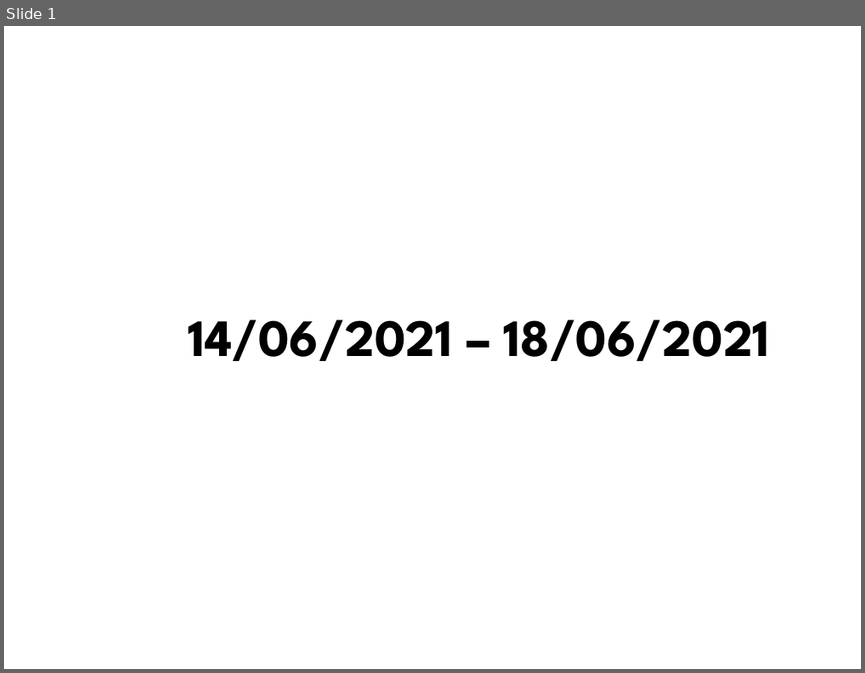
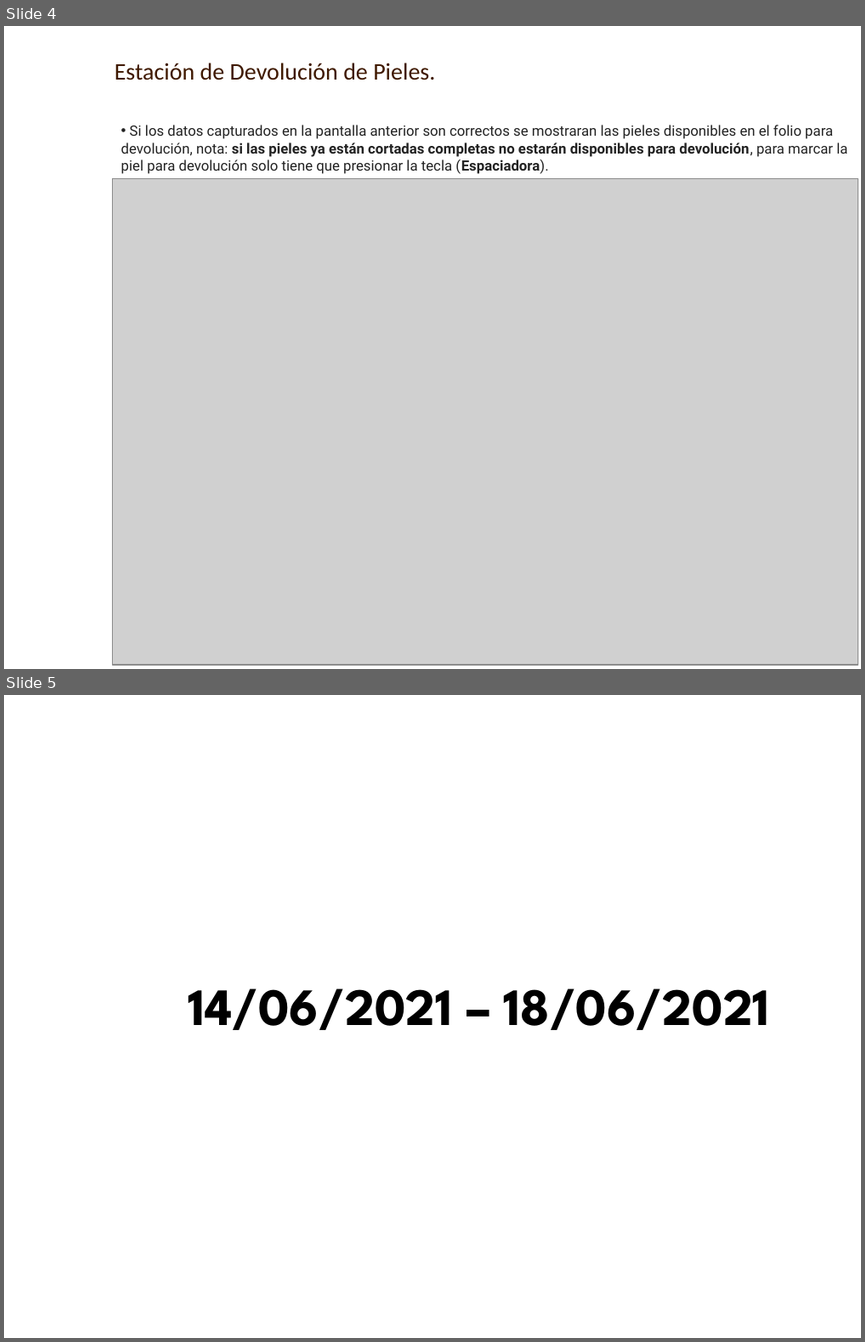
Before and after one commit to AXDELAROSA/CLASIFICACION_PIELES, a slide deck: Scripts_R100_Materiales/Folios_Transaccion/Docs/IT_DEV_FOLIOS_22102020.pptx. Shown one above the other, each under a label of ours: slide 1 before the commit, slides 4 and 5 after it. The pictures are 865x673 and 865x1342 pixels, drawn with LibreOffice and Linux fonts; fonts in the diff are those of the drawing; grey boxes stand for pictures; background and template pictures are left out. Boxes give left, top, right and bottom in pixels: in the first picture for what was removed or moved away, otherwise in the second. Text is boxed around its words. In the diff, an @@ line names an element or a change of style, - is before the commit and + after.

Commit message:
CAMBIOS PARA DEVOLUCION Y TRASPASOS DE PIEL EN MESASDE PRODUCCION

```diff
--- a/Scripts_R100_Materiales/Folios_Transaccion/Docs/IT_DEV_FOLIOS_22102020.pptx
+++ b/Scripts_R100_Materiales/Folios_Transaccion/Docs/IT_DEV_FOLIOS_22102020.pptx
@@ slide 4 added at (4,26,861,669), background picture (left out) @@
@@ text added at (114,63,435,80), 20 pt, text #3F1900 @@
+Estación de Devolución de Pieles.
@@ text added at (121,125,847,174), 12 pt, text #222222 @@
+• Si los datos capturados en la pantalla anterior son correctos se mostraran las pieles disponibles en el folio para devolución, nota: si las pieles ya están cortadas completas no estarán disponibles para devolución, para marcar la piel para devolución solo tiene que presionar la tecla (Espaciadora).
@@ picture added at (113,178,857,664) @@
@@ what was slide 1 is now slide 5 @@
```
Also in this commit, not shown: 3 other slides added, 9 other files.
